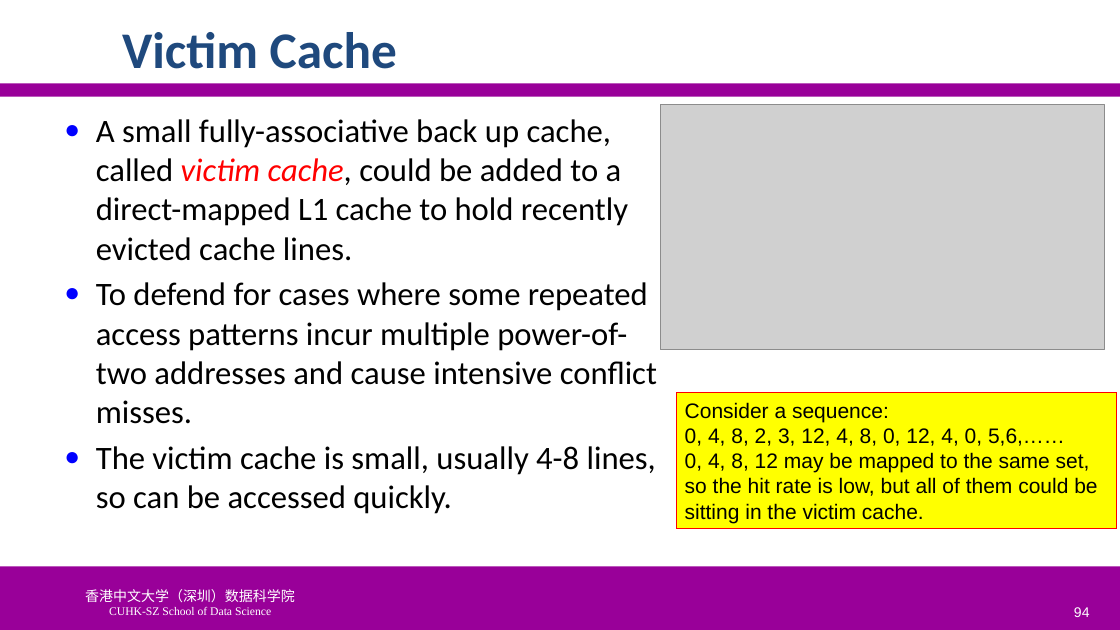
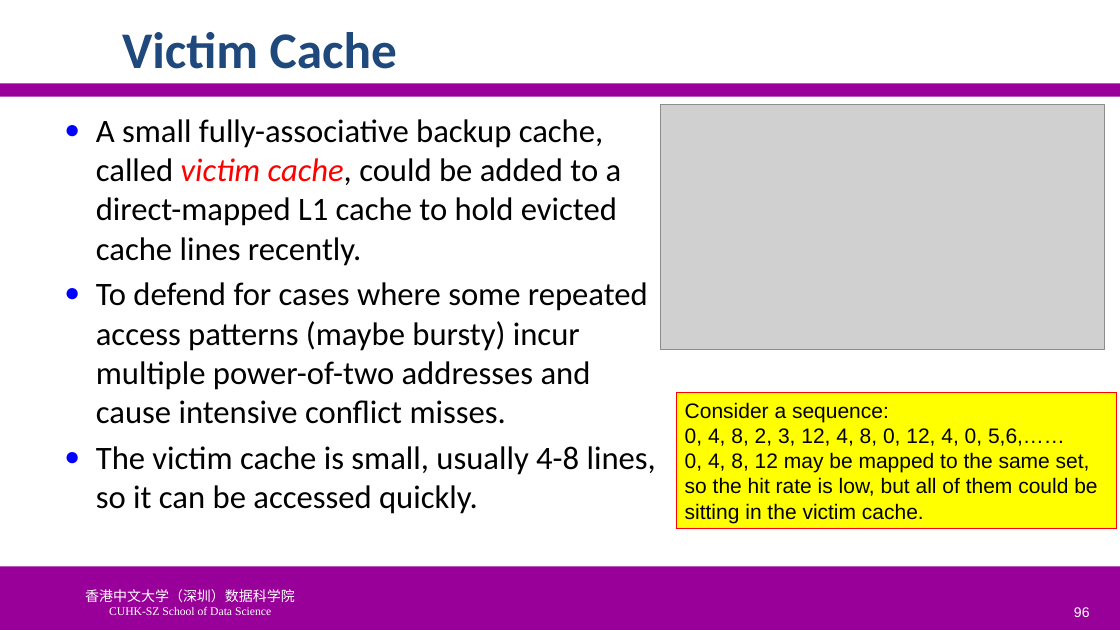
Before and after one commit to SUNCHAOYI923/CMU_CSAPP, a slide deck: slide 96 of slide/CA3060-6-MemHierarchy.pptx (slide 94 before the commit). Drawn at 1120x630 pixels with LibreOffice and Linux fonts; fonts in the diff are those of the drawing; grey boxes stand for pictures; background and template pictures are left out. Boxes give left, top, right and bottom in pixels: in the first picture for what was removed or moved away, otherwise in the second. Text is boxed around its words. In the diff, an @@ line names an element or a change of style, - is before the commit and + after.

```diff
--- a/slide/CA3060-6-MemHierarchy.pptx
+++ b/slide/CA3060-6-MemHierarchy.pptx
@@ text at [96, 119, 656, 514]: text changed @@
-● A small fully-associative back up cache, called victim cache, could be added to a direct-mapped L1 cache to hold recently evicted cache lines.
-● To defend for cases where some repeated access patterns incur multiple power-of-two addresses and cause intensive conflict misses.
-● The victim cache is small, usually 4-8 lines, so can be accessed quickly.
+● A small fully-associative backup cache, called victim cache, could be added to a direct-mapped L1 cache to hold evicted cache lines recently.
+● To defend for cases where some repeated access patterns (maybe bursty) incur multiple power-of-two addresses and cause intensive conflict misses.
+● The victim cache is small, usually 4-8 lines, so it can be accessed quickly.
@@ page number at [1074, 607, 1090, 617]: text changed @@
-94
+96
```
Also in this commit, not shown: 40 other slides changed, 5 slides added, 10 slides removed, 31 other files.
